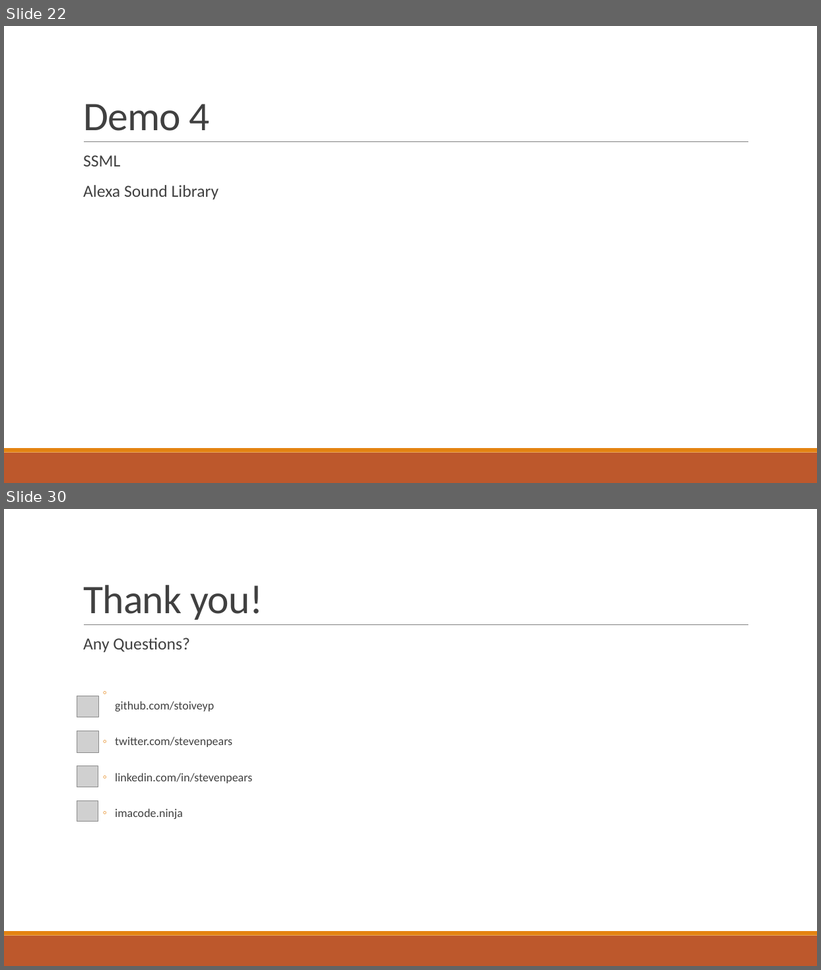
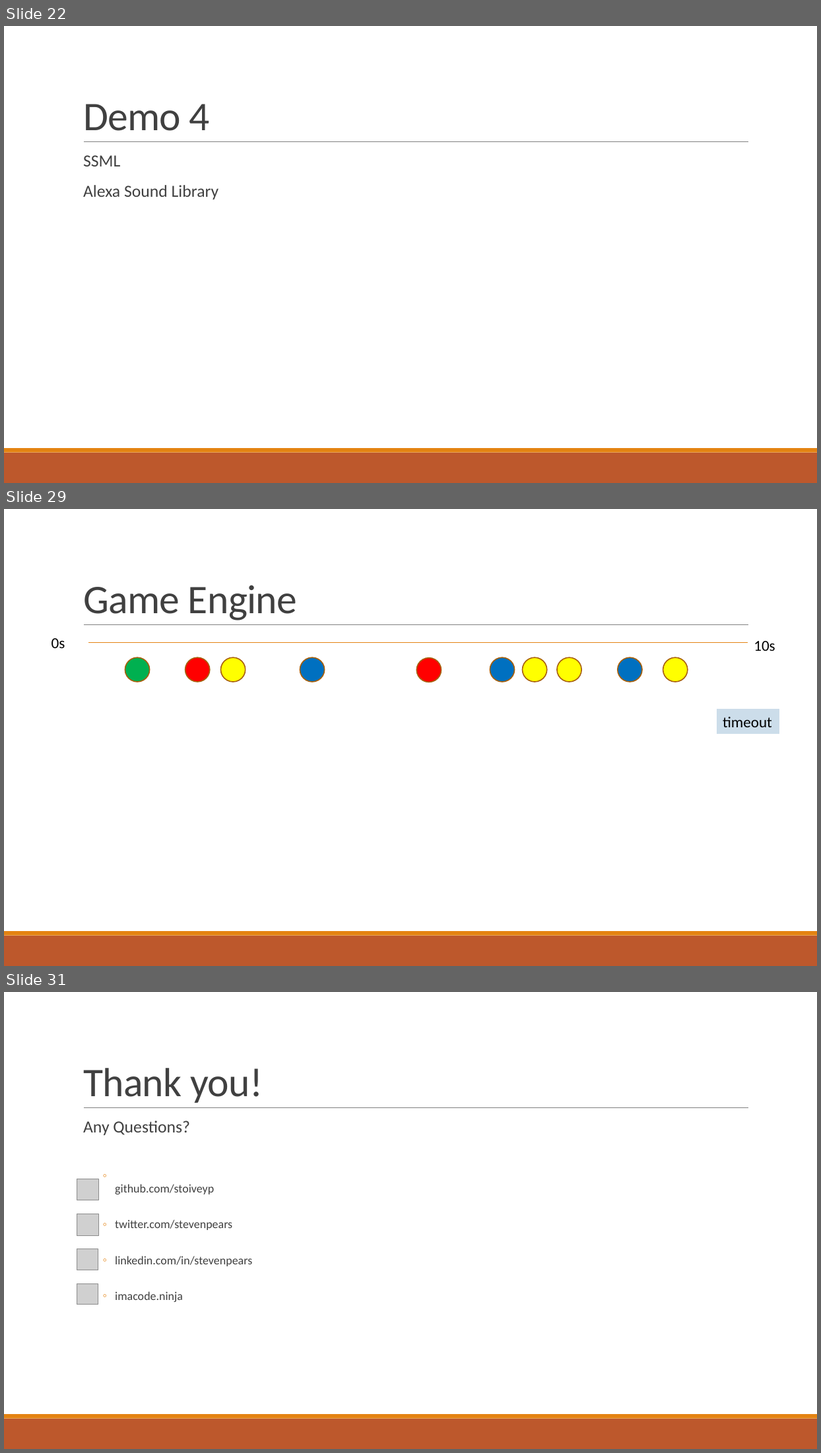
Before and after one commit to stoiveyp/DDDWales2018, a slide deck: Presentation/VoiceAndMore.pptx. Shown one above the other, each under a label of ours: slides 22 and 30 before the commit, slides 22, 29 and 31 after it; the slides between them are not shown. The pictures are 821x970 and 821x1453 pixels, drawn with LibreOffice and Linux fonts; fonts in the diff are those of the drawing; grey boxes stand for pictures. Boxes give left, top, right and bottom in pixels: in the first picture for what was removed or moved away, otherwise in the second. Text is boxed around its words. In the diff, an @@ line names an element or a change of style, - is before the commit and + after.

```diff
--- a/Presentation/VoiceAndMore.pptx
+++ b/Presentation/VoiceAndMore.pptx
@@ slide 29 added at [4, 509, 817, 966], background #FFFFFF; not listed: 3 template elements that a slide beside it also shows @@
@@ title added at [83, 585, 297, 621], 48 pt, text #404040 @@
+Game Engine
@@ text added at [52, 638, 65, 648], 18 pt, text #000000 @@
+0s
@@ line added from (88, 642) to (748, 642), #E48312 1 pt @@
@@ text added at [754, 641, 775, 651], 18 pt, text #000000 @@
+10s
@@ ellipse added at [125, 658, 150, 682], fill #00B050, outline #A9610D 1.25 pt @@
@@ ellipse added at [185, 658, 209, 682], fill #FF0000, outline #A9610D 1.25 pt @@
@@ ellipse added at [221, 658, 246, 682], fill #FFFF00, outline #A9610D 1.25 pt @@
@@ ellipse added at [300, 658, 324, 682], fill #0070C0, outline #A9610D 1.25 pt @@
@@ ellipse added at [417, 658, 442, 682], fill #FF0000, outline #A9610D 1.25 pt @@
@@ ellipse added at [490, 658, 515, 682], fill #0070C0, outline #A9610D 1.25 pt @@
@@ ellipse added at [523, 658, 547, 682], fill #FFFF00, outline #A9610D 1.25 pt @@
@@ ellipse added at [557, 658, 582, 682], fill #FFFF00, outline #A9610D 1.25 pt @@
@@ ellipse added at [618, 658, 642, 682], fill #0070C0, outline #A9610D 1.25 pt @@
@@ ellipse added at [663, 658, 688, 682], fill #FFFF00, outline #A9610D 1.25 pt @@
@@ rectangle added at [717, 709, 780, 733], fill #CCDDEA, outline #CCDDEA 0.75 pt, 18 pt, text #000000 @@
+timeout
@@ what was slide 30 is now slide 31 @@
```
Also in this commit, not shown: 6 slides changed, 1 other slide added, 1 slide removed.
